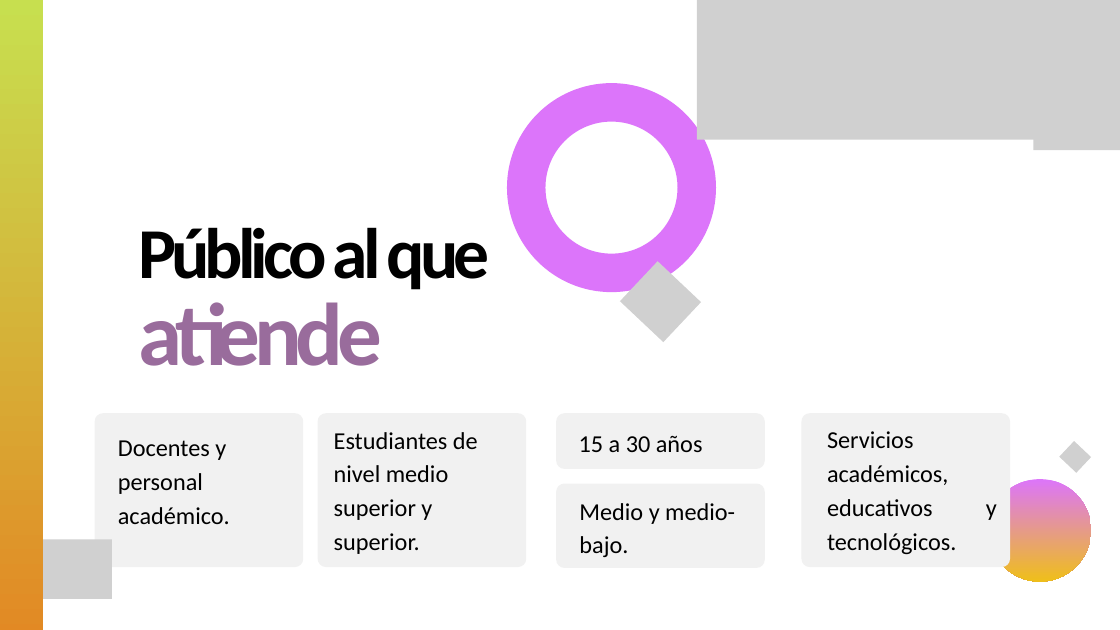
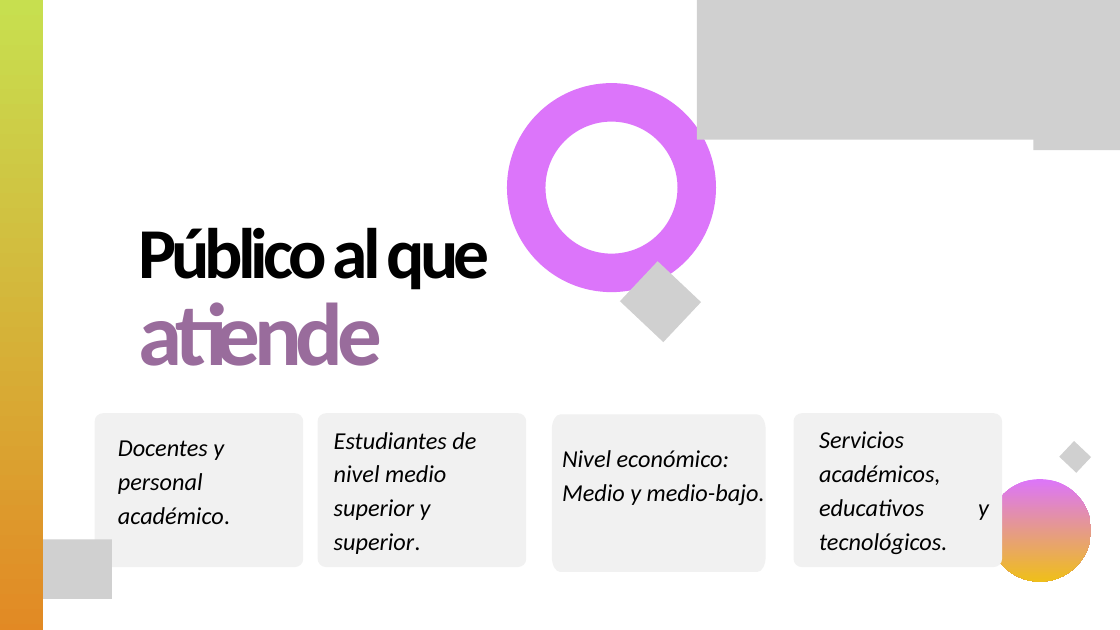
Before and after one commit to LuisML1019/ProyIntComDat25B_3.1416chul-s, a slide deck: slide 2 of Avance de Proyecto/πCHUL@S ENTERPRISE.pptx. Drawn at 1120x630 pixels with LibreOffice and Linux fonts; fonts in the diff are those of the drawing; grey boxes stand for pictures. Boxes give left, top, right and bottom in pixels: in the first picture for what was removed or moved away, otherwise in the second. Text is boxed around its words. In the diff, an @@ line names an element or a change of style, - is before the commit and + after.

```diff
--- a/Avance de Proyecto/πCHUL@S ENTERPRISE.pptx
+++ b/Avance de Proyecto/πCHUL@S ENTERPRISE.pptx
@@ freeform shape: place and size @@
-freeform shape at <box>556,483,764,568</box>
+freeform shape at <box>552,414,766,572</box>
@@ freeform shape removed at <box>556,413,764,469</box> @@
@@ freeform shape: place and size @@
-freeform shape at <box>801,413,1010,567</box>
+freeform shape at <box>794,413,1002,567</box>
@@ italic on in 3 elements at <box>118,440,230,524</box>, <box>334,432,476,554</box>, <box>819,431,989,520</box> @@
@@ text "Servicios académicos, educativos y tecnológicos.": place and size @@
-text "Servicios académicos, educativos y tecnológicos." at <box>827,431,997,520</box>
+text "Servicios académicos, educativos y tecnológicos." at <box>819,431,989,520</box>
@@ text "Nivel económico:": place and size @@
-text "Nivel económico:" at <box>579,503,735,557</box>
+text "Nivel económico:" at <box>562,450,765,505</box>
@@ text removed at <box>579,436,703,452</box> @@
-15 a 30 años
@@ text at <box>562,450,729,467</box>: paragraph added @@
+Nivel económico:
@@ text at <box>562,484,765,505</box>: italic on in "Medio y medio-bajo." @@
```
Also in this commit, not shown: 9 other slides changed.
